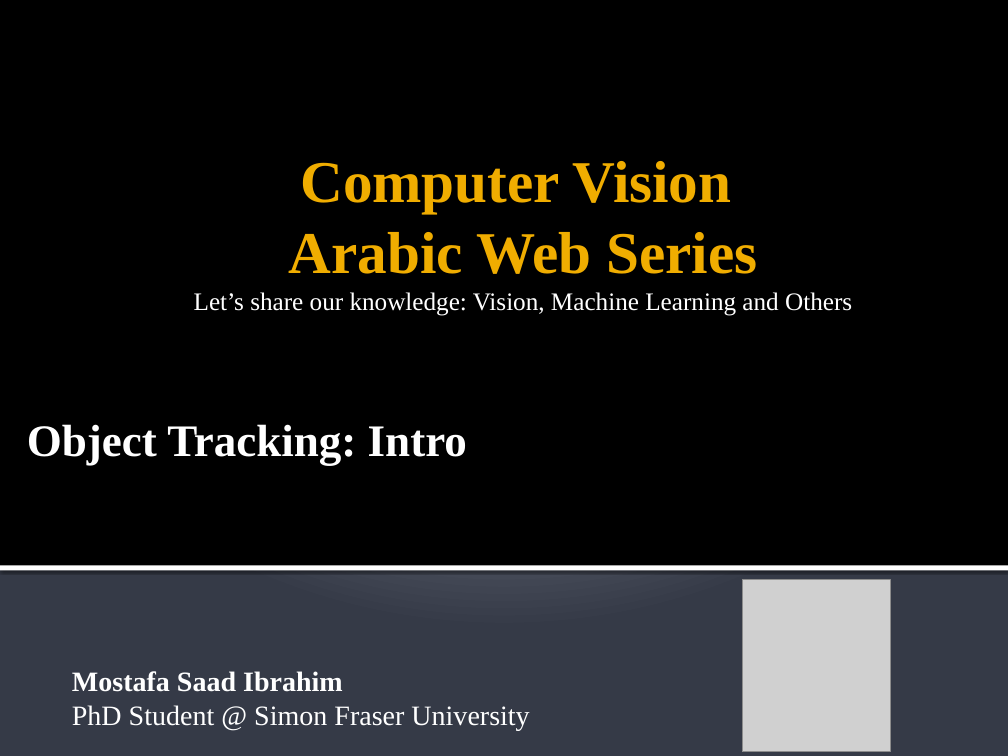
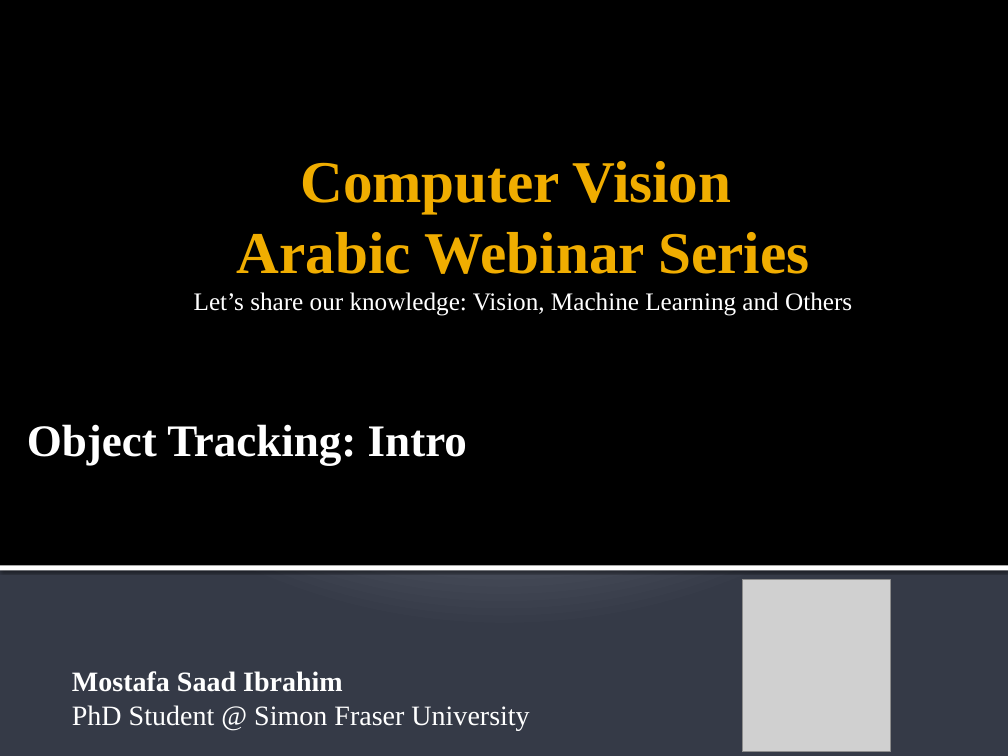
Before and after one commit to mostafa-saad/ArabicComputerVision, a slide deck: slide 1 of OnlineSeries/Object-Tracking-Intro.pptx. Drawn at 1008x756 pixels with LibreOffice and Linux fonts; fonts in the diff are those of the drawing; grey boxes stand for pictures. Boxes give left, top, right and bottom in pixels: in the first picture for what was removed or moved away, otherwise in the second. Text is boxed around its words. In the diff, an @@ line names an element or a change of style, - is before the commit and + after.

```diff
--- a/OnlineSeries/Object-Tracking-Intro.pptx
+++ b/OnlineSeries/Object-Tracking-Intro.pptx
@@ title at [194,161,852,316]: text changed @@
-Computer Vision
-Arabic Web Series
-Let’s share our knowledge: Vision, Machine Learning and Others
+Computer Vision
+Arabic Webinar Series
+Let’s share our knowledge: Vision, Machine Learning and Others
```
Also in this commit, not shown: 1 other file.
